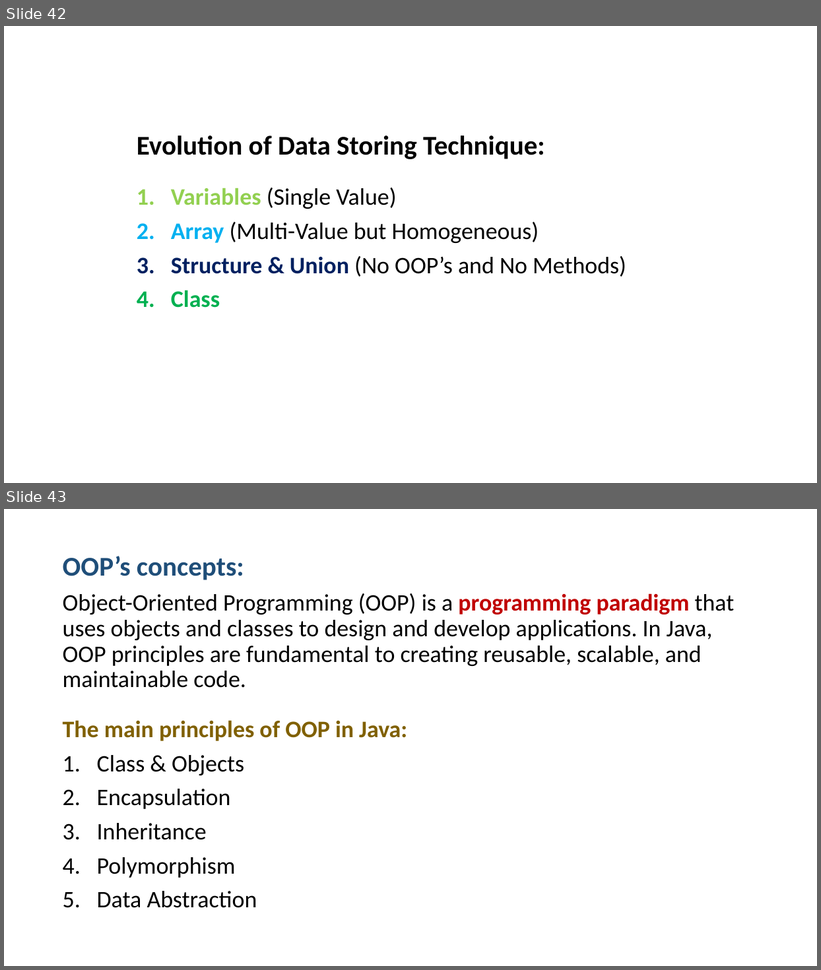
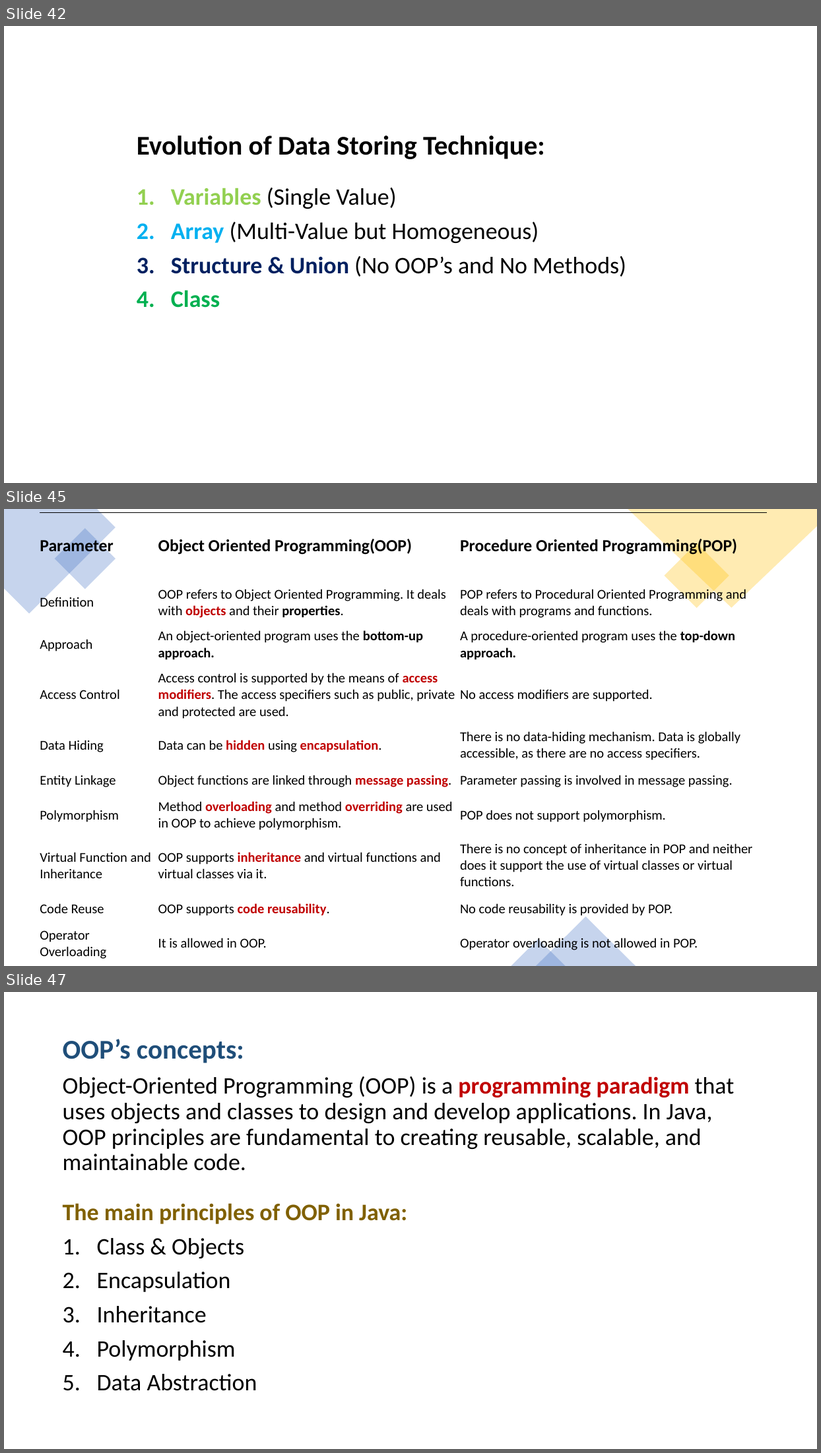
Before and after one commit to PRAMOD-VISHNU-NAIK/MCA-2nd-Sem-Shridevi-College, a slide deck: Theory Class-Notes/Java MCA-2.pptx. Shown one above the other, each under a label of ours: slides 42 and 43 before the commit, slides 42, 45 and 47 after it; the slides between them are not shown. The pictures are 821x970 and 821x1453 pixels, drawn with LibreOffice and Linux fonts; fonts in the diff are those of the drawing. Boxes give left, top, right and bottom in pixels: in the first picture for what was removed or moved away, otherwise in the second. Text is boxed around its words. In the diff, an @@ line names an element or a change of style, - is before the commit and + after.

```diff
--- a/Theory Class-Notes/Java MCA-2.pptx
+++ b/Theory Class-Notes/Java MCA-2.pptx
@@ slide 45 added at <box>4,509,817,966</box>, background #FFFFFF @@
@@ freeform shape added at <box>4,509,116,614</box>, fill #4472C4 at 30% opacity @@
@@ table added at <box>40,513,768,963</box>, 10 rows, 3 columns @@
+Parameter | Object Oriented Programming(OOP) | Procedure Oriented Programming(POP)
+Definition | OOP refers to Object Oriented Programming. It deals with objects and their properties. | POP refers to Procedural Oriented Programming and deals with programs and functions.
+Approach | An object-oriented program uses the bottom-up approach. | A procedure-oriented program uses the top-down approach.
+Access Control | Access control is supported by the means of access modifiers. The access specifiers such as public, private and protected are used. | No access modifiers are supported.
+Data Hiding | Data can be hidden using encapsulation. | There is no data-hiding mechanism. Data is globally accessible, as there are no access specifiers.
+Entity Linkage | Object functions are linked through message passing. | Parameter passing is involved in message passing.
+Polymorphism | Method overloading and method overriding are used in OOP to achieve polymorphism. | POP does not support polymorphism.
+Virtual Function and Inheritance | OOP supports inheritance and virtual functions and virtual classes via it. | There is no concept of inheritance in POP and neither does it support the use of virtual classes or virtual functions.
+Code Reuse | OOP supports code reusability. | No code reusability is provided by POP.
+Operator Overloading | It is allowed in OOP. | Operator overloading is not allowed in POP.
@@ rectangle added at <box>55,528,116,590</box>, fill #4472C4 at 30% opacity @@
@@ freeform shape added at <box>628,509,817,608</box>, fill #FFC000 at 30% opacity @@
@@ rectangle added at <box>664,543,729,608</box>, fill #FFC000 at 30% opacity @@
@@ triangle added at <box>536,917,636,966</box>, fill #4472C4 at 30% opacity @@
@@ triangle added at <box>512,940,566,966</box>, fill #4472C4 at 30% opacity @@
@@ what was slide 43 is now slide 47 @@
```
Also in this commit, not shown: 5 slides changed, 9 other slides added, 4 slides removed.
